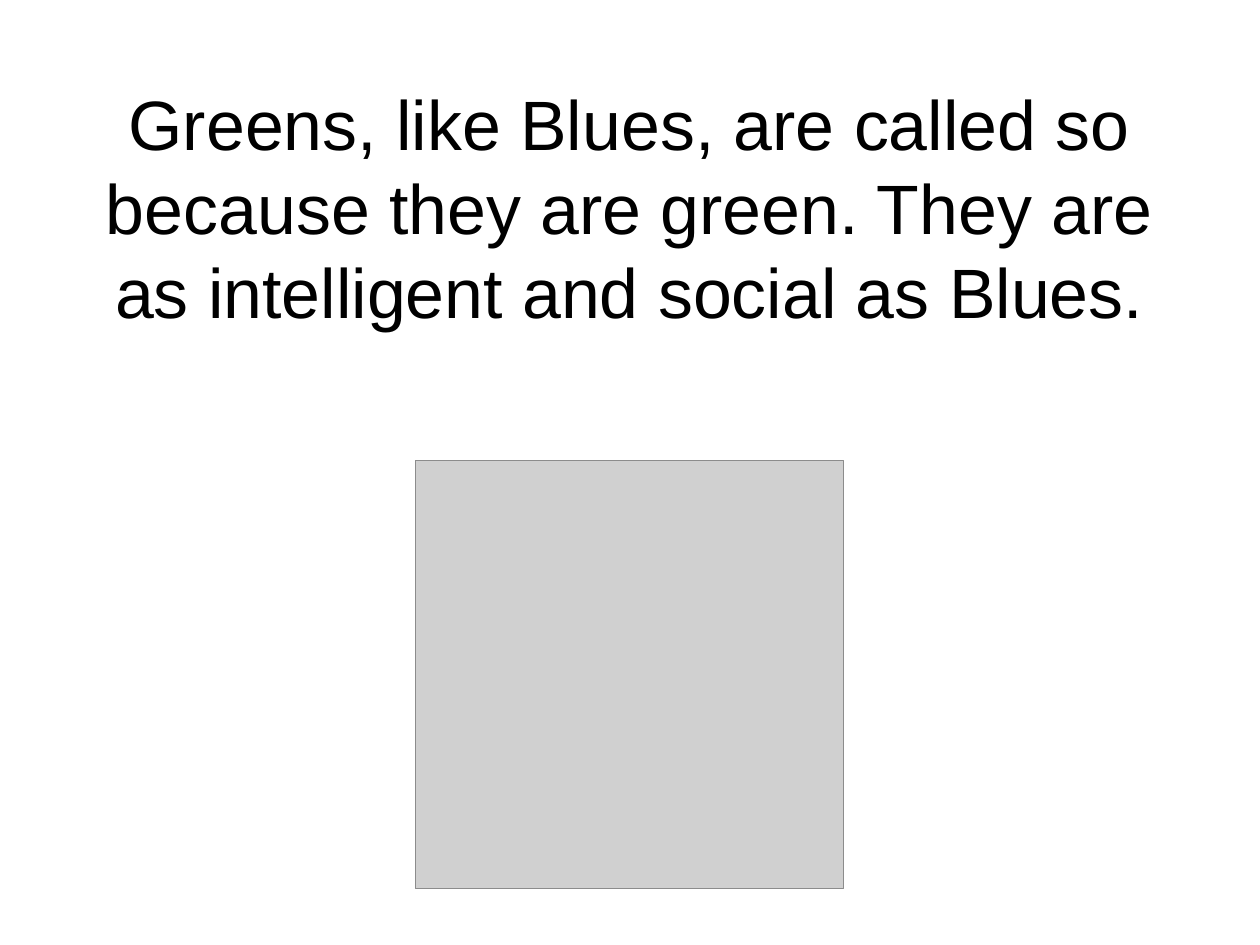
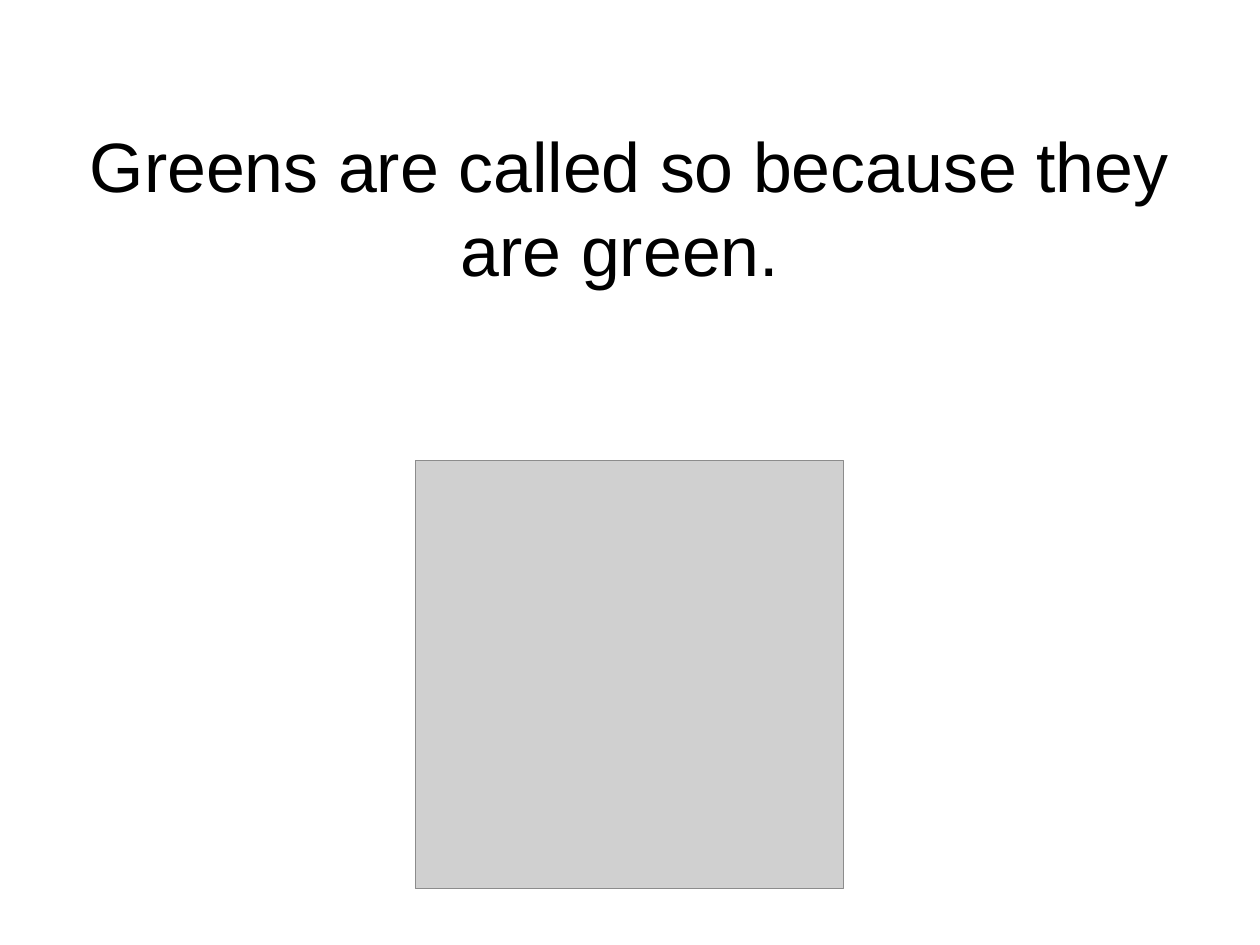
Before and after one commit to flxsosa/MoralDynamics, a slide deck: slide 4 of experiment_template/experiment_slides.odp (slide 3 before the commit). Drawn at 1260x945 pixels with LibreOffice and Linux fonts; fonts in the diff are those of the drawing; grey boxes stand for pictures. Boxes give left, top, right and bottom in pixels: in the first picture for what was removed or moved away, otherwise in the second. Text is boxed around its words. In the diff, an @@ line names an element or a change of style, - is before the commit and + after.

```diff
--- a/experiment_template/experiment_slides.odp
+++ b/experiment_template/experiment_slides.odp
@@ title at [90,141,1168,289]: text changed @@
-Greens, like Blues, are called so because they are green. They are as intelligent and social as Blues.
+Greens are called so because they are green.
```
Also in this commit, not shown: 2 other slides changed, 10 slides added, 3 slides removed.
